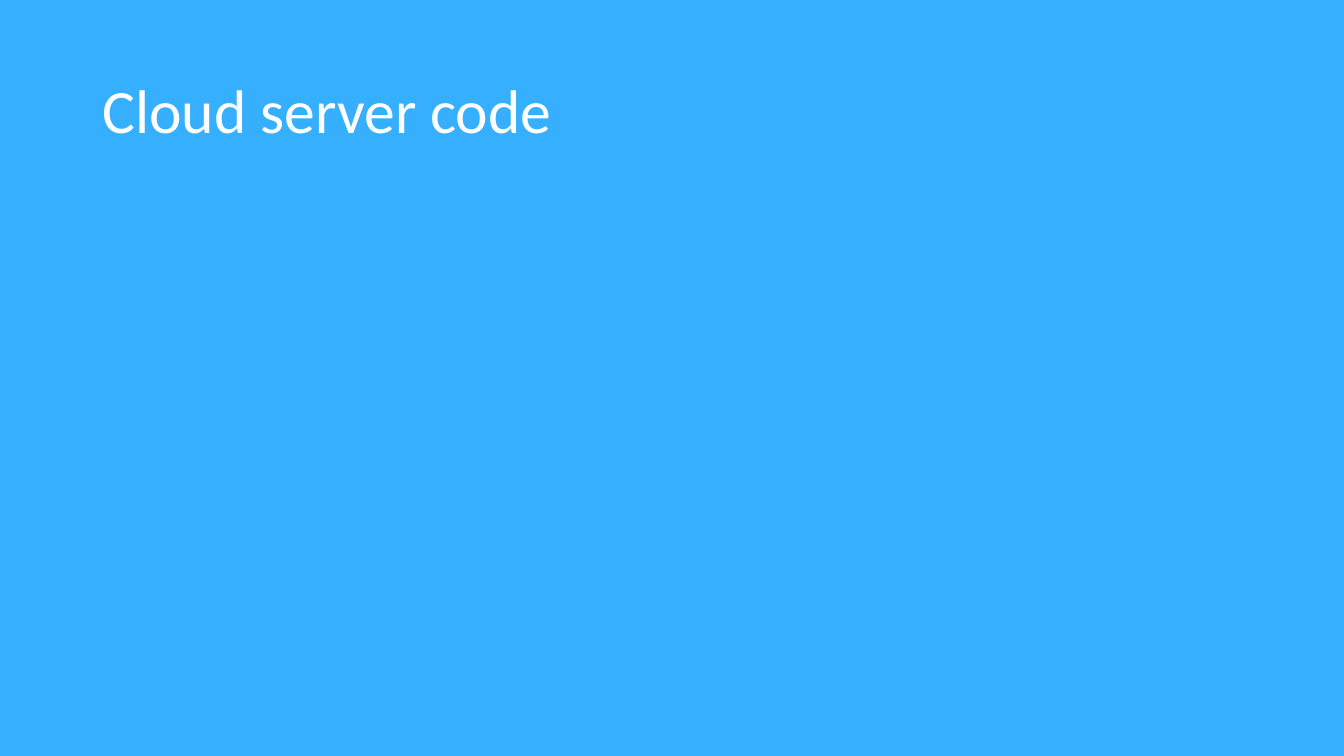
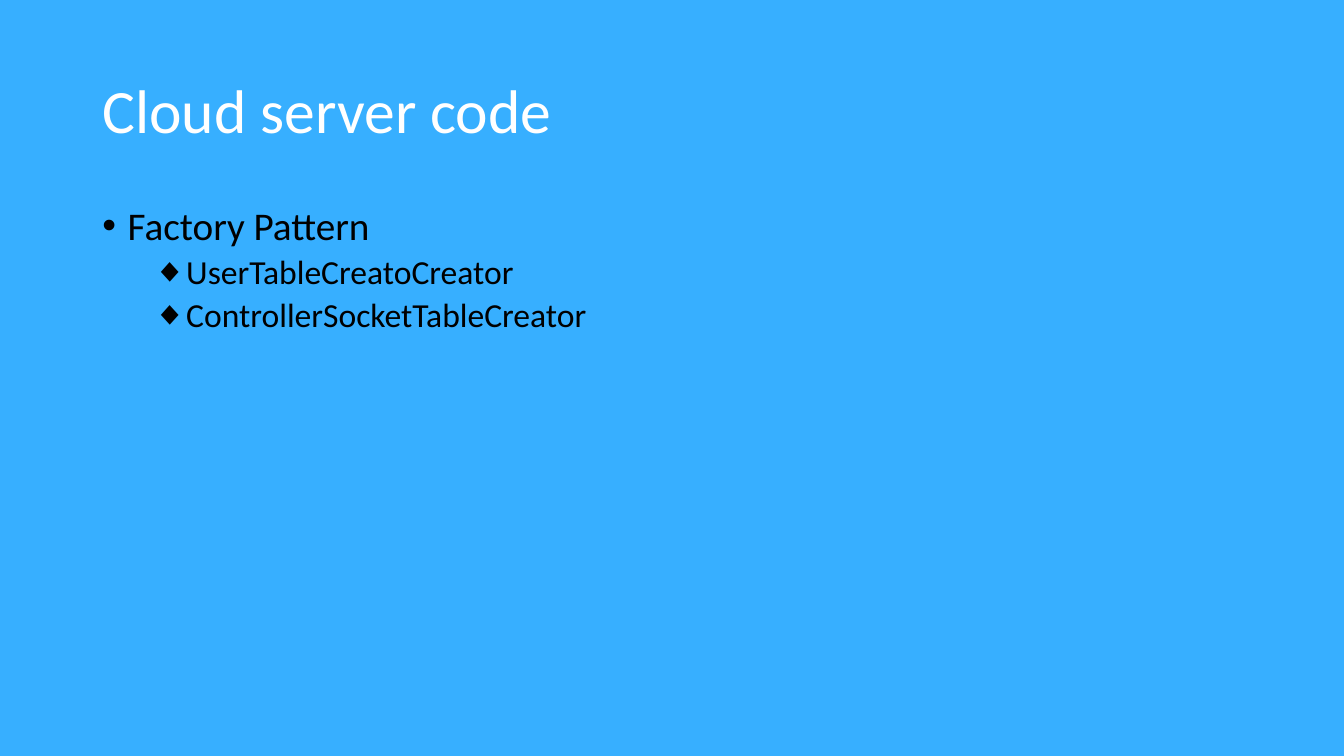
Before and after one commit to Software2015T1/SimpleLife, a slide deck: slide 7 of diagrams and requirements/SIMPLE LIFE.pptx. Drawn at 1344x756 pixels with LibreOffice and Linux fonts; fonts in the diff are those of the drawing. Boxes give left, top, right and bottom in pixels: in the first picture for what was removed or moved away, otherwise in the second. Text is boxed around its words. In the diff, an @@ line names an element or a change of style, - is before the commit and + after.

```diff
--- a/diagrams and requirements/SIMPLE LIFE.pptx
+++ b/diagrams and requirements/SIMPLE LIFE.pptx
@@ text added at [128, 215, 586, 328], 24 pt, text #000000 @@
+• Factory Pattern
+  ◆ UserTableCreatoCreator
+  ◆ ControllerSocketTableCreator
```
Also in this commit, not shown: 3 other slides changed, 3 slides added, 3 other files.
